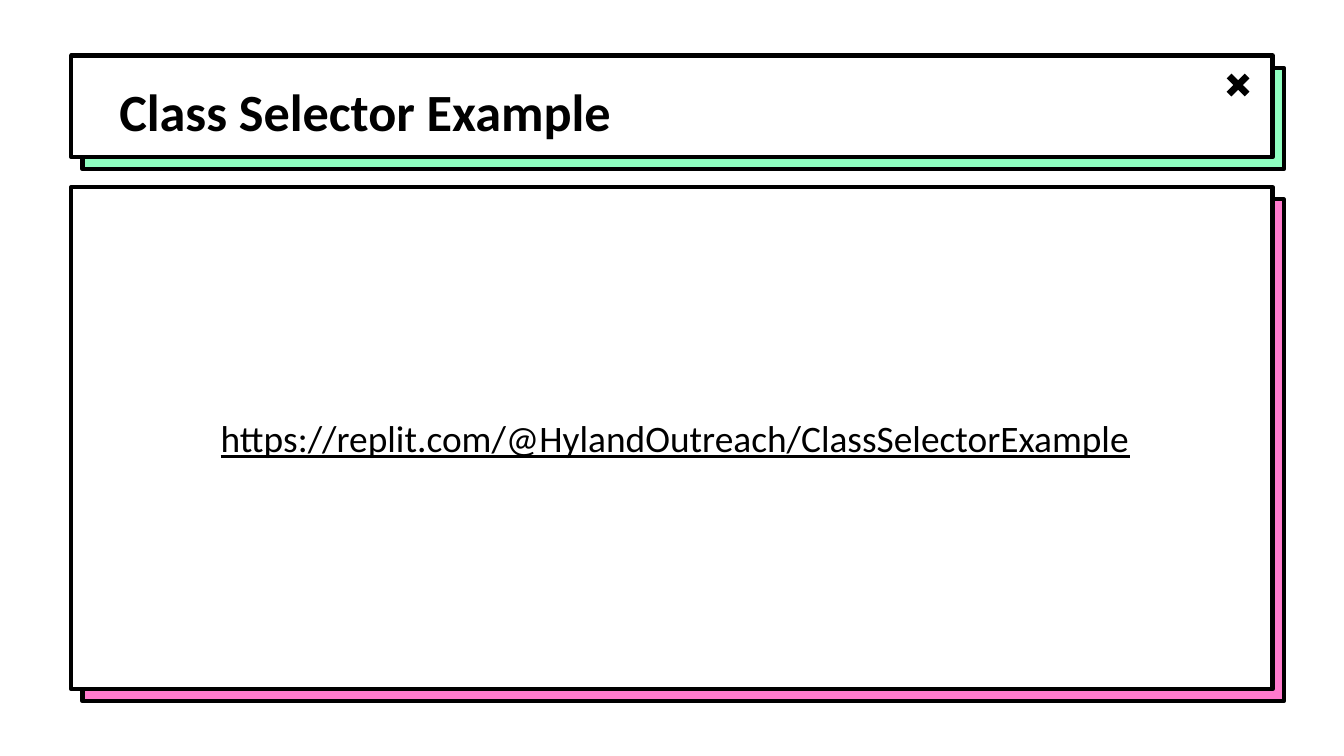
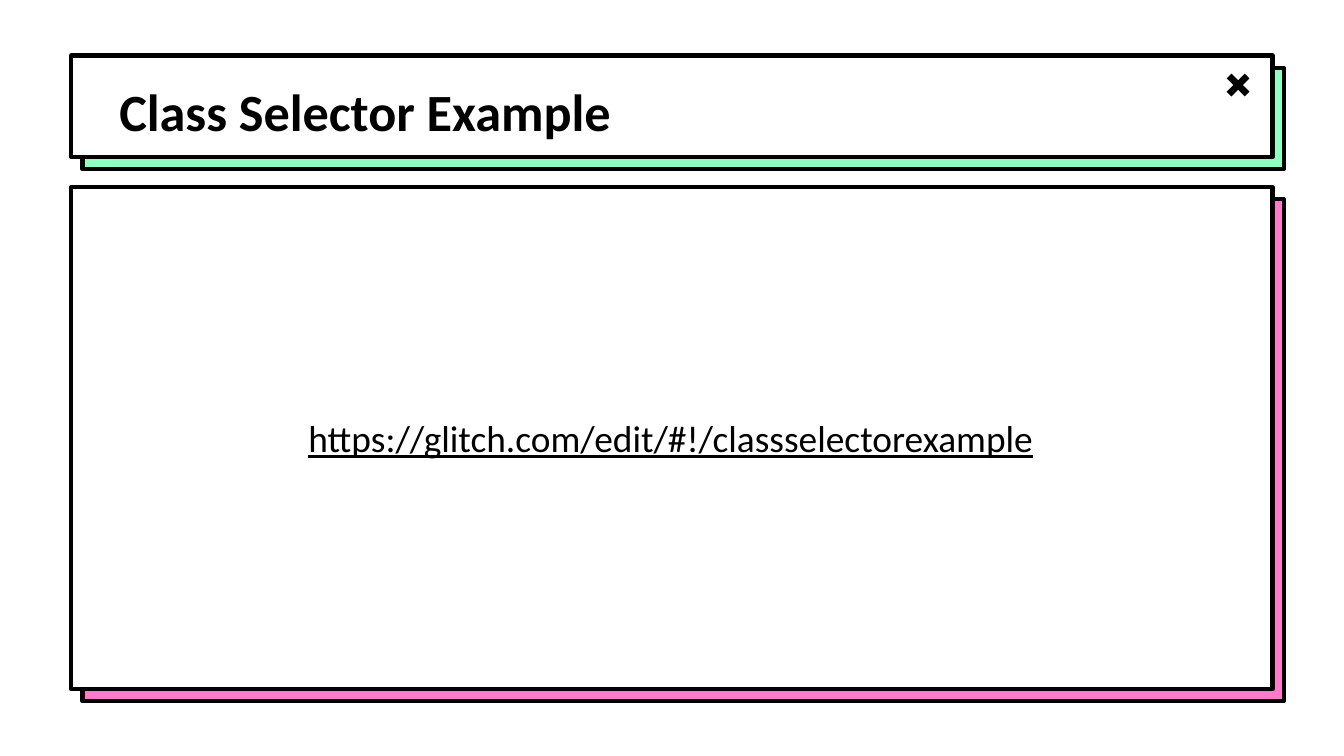
Before and after one commit to hytechclub/web-101, a slide deck: slide 6 of Week07/MoreSelectors.pptx. Drawn at 1344x756 pixels with LibreOffice and Linux fonts; fonts in the diff are those of the drawing; background and template pictures are left out. Boxes give left, top, right and bottom in pixels: in the first picture for what was removed or moved away, otherwise in the second. Text is boxed around its words. In the diff, an @@ line names an element or a change of style, - is before the commit and + after.

Commit message:
changed replit links to glitch

```diff
--- a/Week07/MoreSelectors.pptx
+++ b/Week07/MoreSelectors.pptx
@@ text at box(308, 426, 1032, 459): text changed @@
-https://replit.com/@HylandOutreach/ClassSelectorExample
+https://glitch.com/edit/#!/classselectorexample
```
Also in this commit, not shown: 2 other slides changed, 16 other files.
